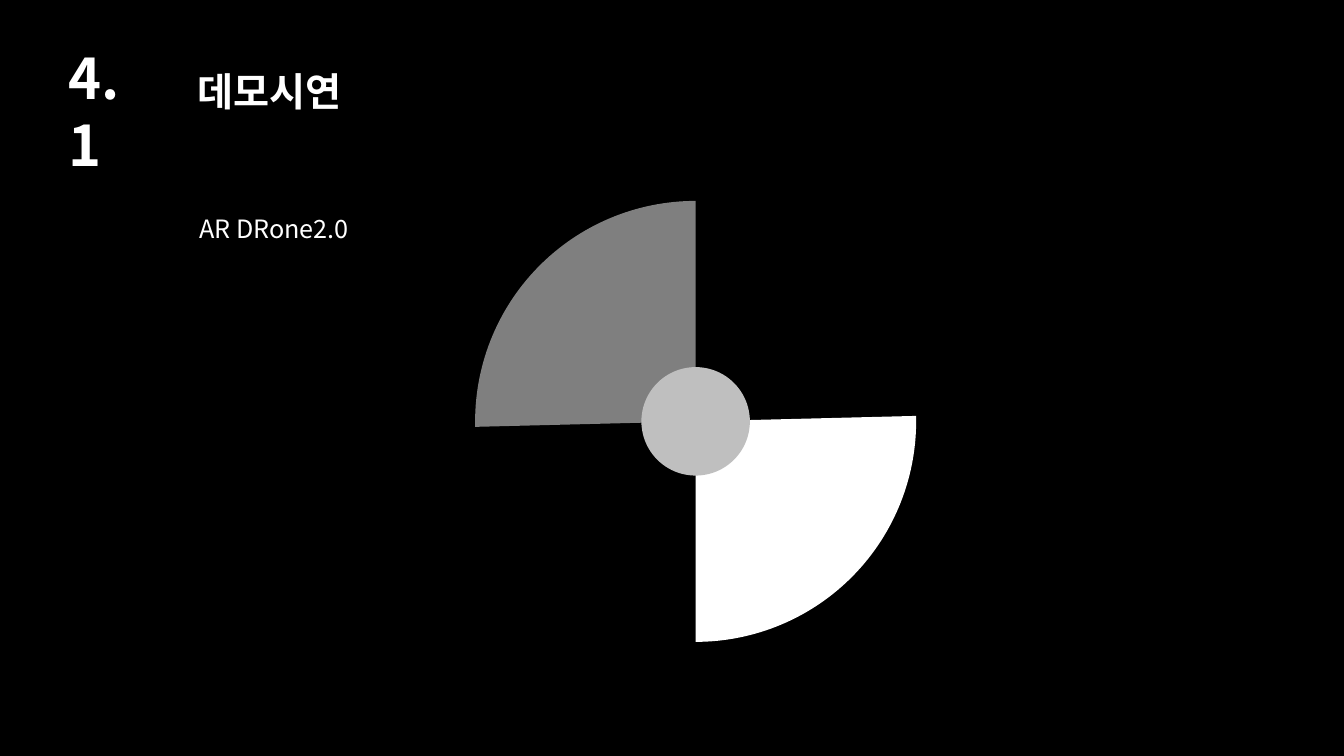
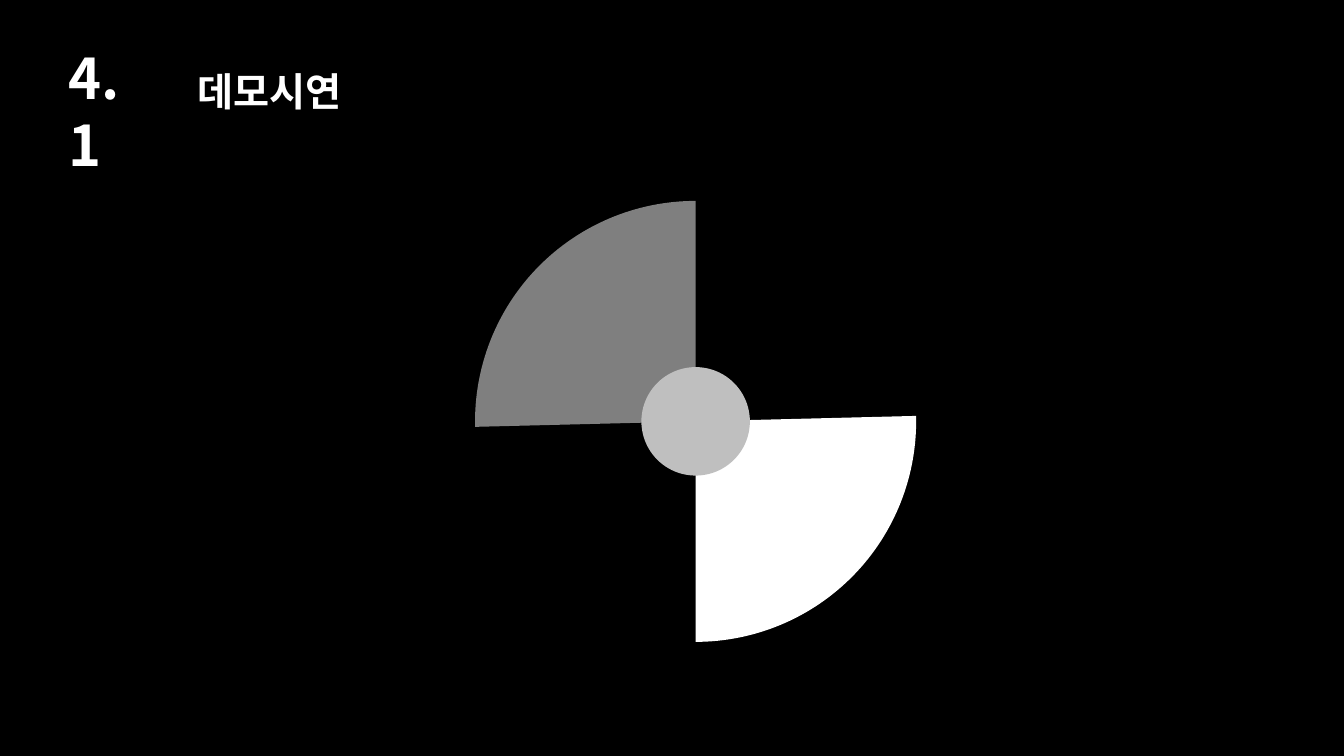
Before and after one commit to forestwind/timeportal, a slide deck: slide 21 of 기획서/타임포탈 제안서 이진우_정상현_임치연(2차발표).ppt. Drawn at 1344x756 pixels with LibreOffice and Linux fonts; fonts in the diff are those of the drawing. Boxes give left, top, right and bottom in pixels: in the first picture for what was removed or moved away, otherwise in the second. Text is boxed around its words. In the diff, an @@ line names an element or a change of style, - is before the commit and + after.

```diff
--- a/기획서/타임포탈 제안서 이진우_정상현_임치연(2차발표).ppt
+++ b/기획서/타임포탈 제안서 이진우_정상현_임치연(2차발표).ppt
@@ text removed at (x1=199, y1=219, x2=349, y2=239) @@
-AR DRone2.0
```
Also in this commit, not shown: 7 other slides changed, 1 slide removed.
